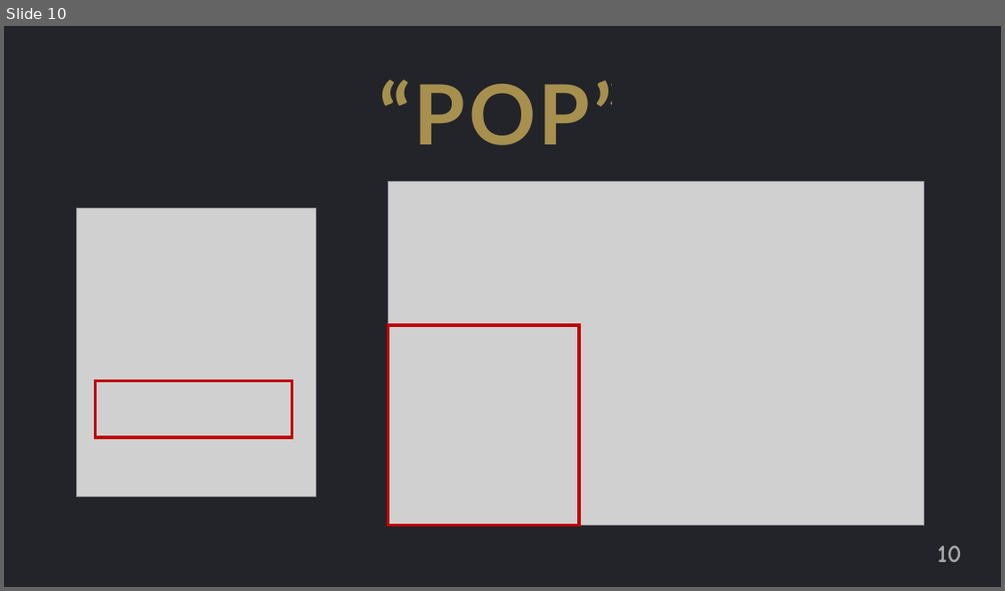
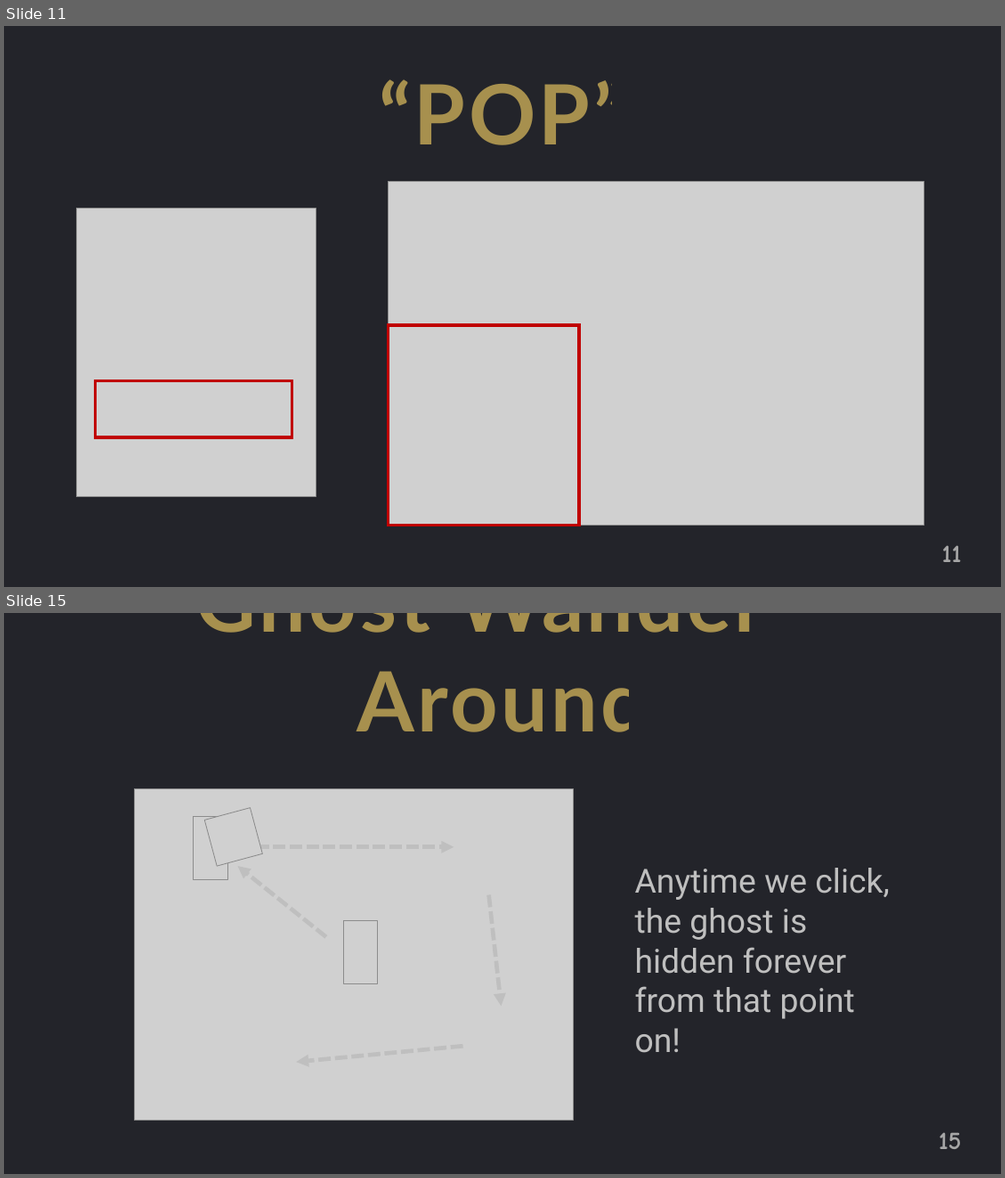
Before and after one commit to jguo108/My-Programming-Courses, a slide deck: Scratch for Newbies/Level1/Lesson 4 - Ghost Buster/Notes/Notes.pptx. Shown one above the other, each under a label of ours: slide 10 before the commit, slides 11 and 15 after it; the slides between them are not shown. The pictures are 1005x591 and 1005x1178 pixels, drawn with LibreOffice and Linux fonts; fonts in the diff are those of the drawing; grey boxes stand for pictures. Boxes give left, top, right and bottom in pixels: in the first picture for what was removed or moved away, otherwise in the second. Text is boxed around its words. In the diff, an @@ line names an element or a change of style, - is before the commit and + after.

```diff
--- a/Scratch for Newbies/Level1/Lesson 4 - Ghost Buster/Notes/Notes.pptx
+++ b/Scratch for Newbies/Level1/Lesson 4 - Ghost Buster/Notes/Notes.pptx
@@ slide 15 added at [4,613,1001,1174], background #FFFFFF @@
@@ rectangle added at [4,613,1001,1174], fill #23242A @@
@@ text added at [196,613,805,732], 80 pt, text #FFD966 at 60% opacity, bold @@
+Ghost Wanders Around
@@ picture added at [134,788,573,1119] @@
@@ picture added at [194,817,227,879] @@
@@ picture added at [204,807,262,866] @@
@@ arrow added from (241, 847) to (454, 847), #BFBFBF 4 pt dashed @@
@@ arrow added from (326, 937) to (238, 866), #BFBFBF 4 pt dashed @@
@@ text added at [635,868,889,1019], 32 pt, text #BFBFBF @@
+Anytime we click, the ghost is hidden forever from that point on!
@@ arrow added from (488, 895) to (502, 1005), #BFBFBF 4 pt dashed @@
@@ picture added at [343,921,378,984] @@
@@ arrow added from (463, 1046) to (297, 1062), #BFBFBF 4 pt dashed @@
@@ page number added at [938,1133,962,1149], 24 pt, text #A6A6A6, bold @@
+15
@@ what was slide 10 is now slide 11 @@
@@ page number at [942,545,962,562]: text changed @@
-10
+11
```
Also in this commit, not shown: 9 other slides added, 7 other files.
